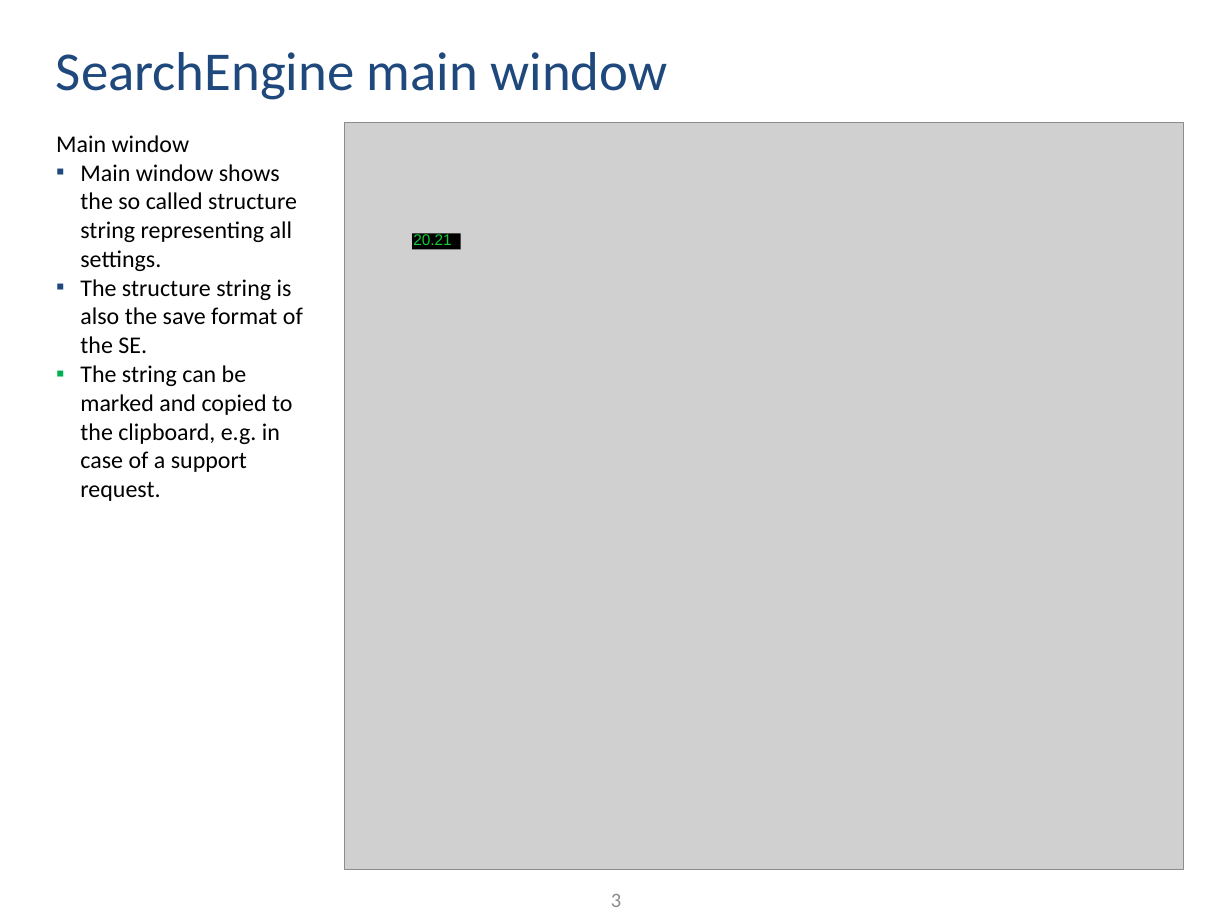
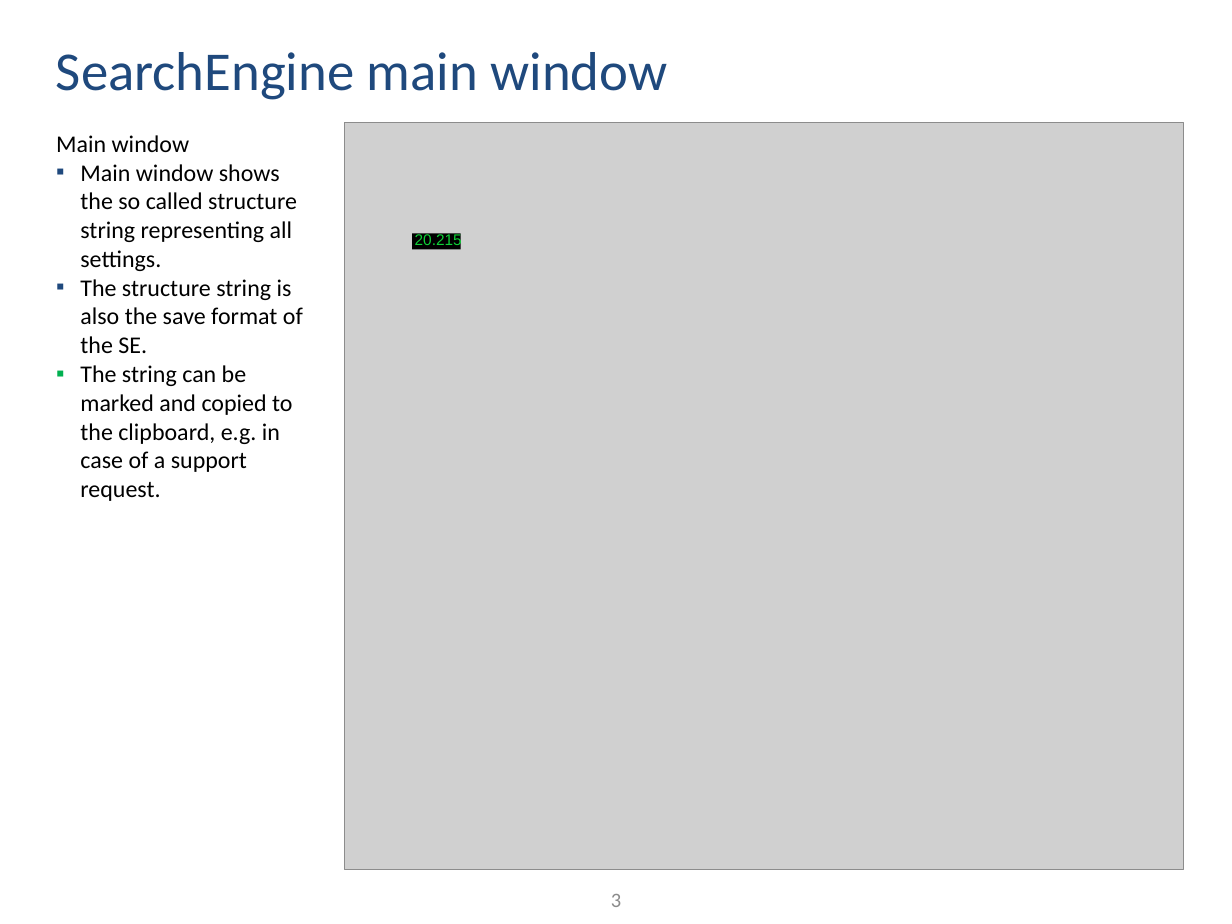
Before and after one commit to ThorstenDoherr/searchengine, a slide deck: slide 3 of doc/Manual.pptx. Drawn at 1232x924 pixels with LibreOffice and Linux fonts; fonts in the diff are those of the drawing; grey boxes stand for pictures. Boxes give left, top, right and bottom in pixels: in the first picture for what was removed or moved away, otherwise in the second. Text is boxed around its words. In the diff, an @@ line names an element or a change of style, - is before the commit and + after.

```diff
--- a/doc/Manual.pptx
+++ b/doc/Manual.pptx
@@ text at (415, 233, 462, 249): text changed @@
-20.21
+20.215
```
Also in this commit, not shown: 4 other slides changed, 1 other file.
